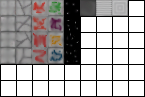
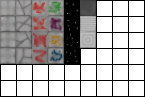
The second w=145, h=97 image is a revision of the first. Changes to its layers:
removed layer "Background" over [80, 0, 128, 48]
